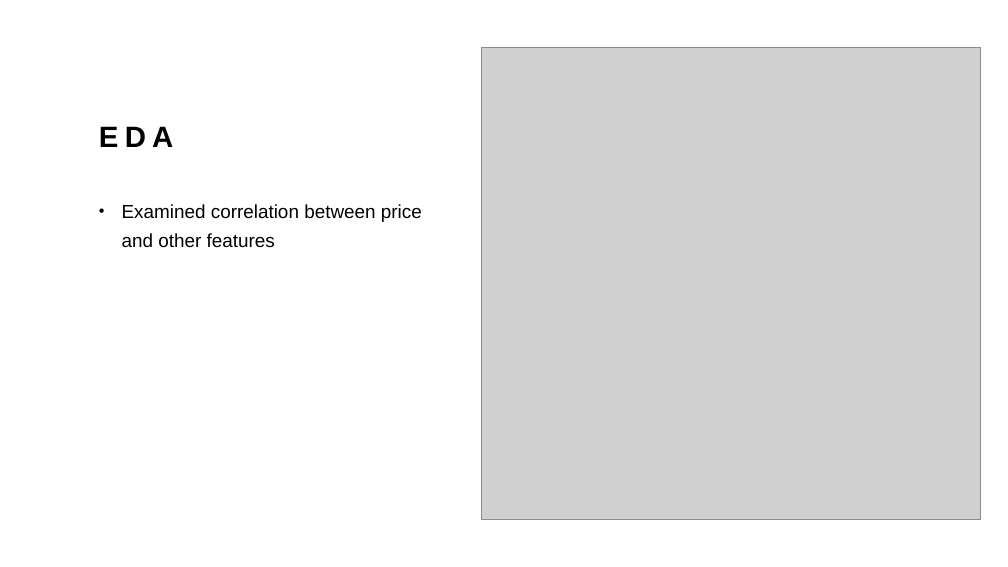
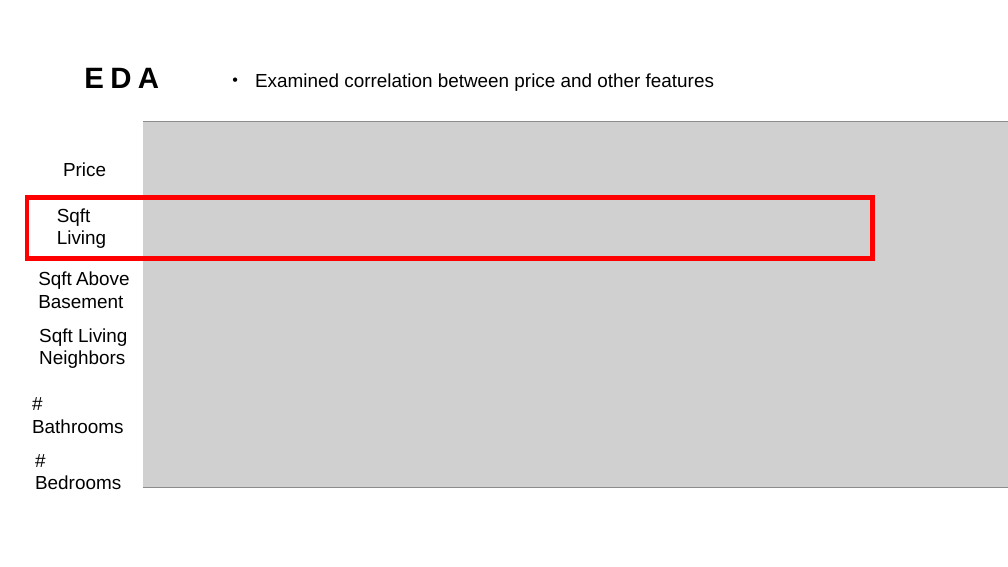
Before and after one commit to Shoemaker703/home_sales_analysis_project, a slide deck: slide 5 of Kings County HousIng Price Analysis.pptx. Drawn at 1008x567 pixels with LibreOffice and Linux fonts; fonts in the diff are those of the drawing; grey boxes stand for pictures. Boxes give left, top, right and bottom in pixels: in the first picture for what was removed or moved away, otherwise in the second. Text is boxed around its words. In the diff, an @@ line names an element or a change of style, - is before the commit and + after.

```diff
--- a/Kings County HousIng Price Analysis.pptx
+++ b/Kings County HousIng Price Analysis.pptx
@@ title "EDA" moved from (x1=99, y1=126, x2=174, y2=147) to (x1=84, y1=67, x2=159, y2=88) @@
@@ text "Examined correlation between price and ..." rewrapped from (x1=122, y1=204, x2=422, y2=248) to (x1=255, y1=73, x2=714, y2=91) @@
@@ picture removed at (x1=482, y1=47, x2=981, y2=520) @@
@@ picture added at (x1=23, y1=121, x2=1008, y2=488) @@
@@ rectangle added at (x1=23, y1=121, x2=143, y2=493), fill #FFFFFF, outline #FFFFFF 1 pt @@
@@ text added at (x1=63, y1=162, x2=106, y2=177), 18 pt, text #000000 @@
+Price
@@ rectangle added at (x1=27, y1=197, x2=873, y2=259), outline #FF0000 4.5 pt @@
@@ text added at (x1=57, y1=208, x2=106, y2=248), 18 pt, text #000000 @@
+Sqft Living
@@ text added at (x1=38, y1=271, x2=130, y2=309), 18 pt, text #000000 @@
+Sqft Above
+Basement
@@ text added at (x1=39, y1=328, x2=127, y2=368), 18 pt, text #000000 @@
+Sqft Living
+Neighbors
@@ text added at (x1=32, y1=419, x2=123, y2=434), 18 pt, text #000000 @@
+# Bathrooms
@@ text added at (x1=35, y1=475, x2=121, y2=490), 18 pt, text #000000 @@
+# Bedrooms
```
Also in this commit, not shown: 6 other slides changed, 1 slide removed, 2 other files.
